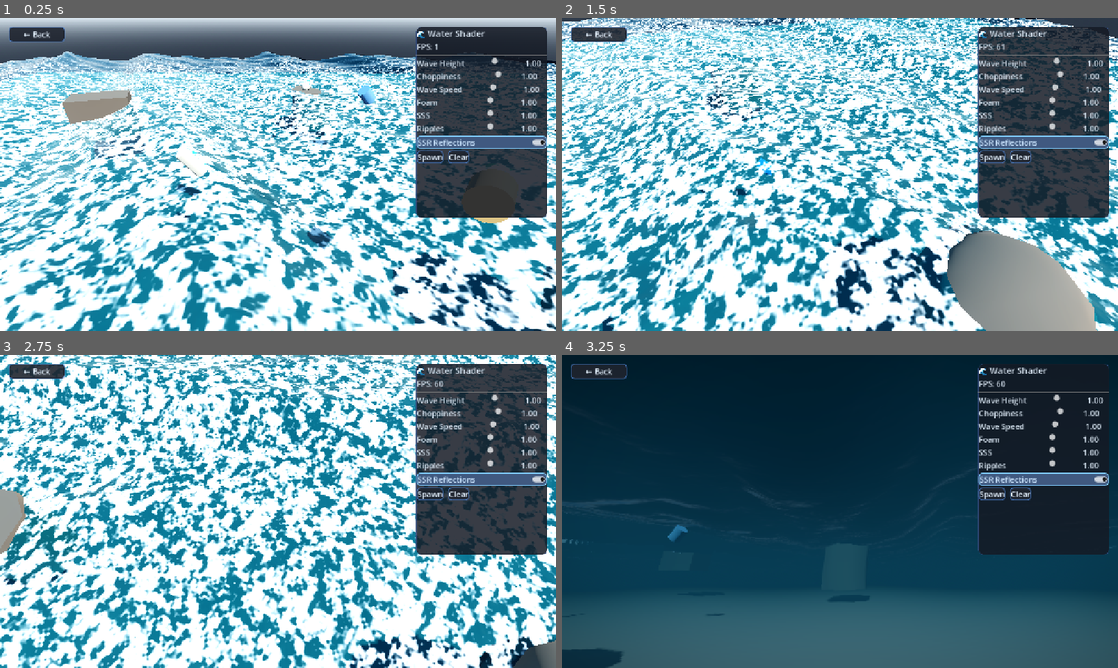
Above: before the commit, frames 1-4 (two rows, left to right).
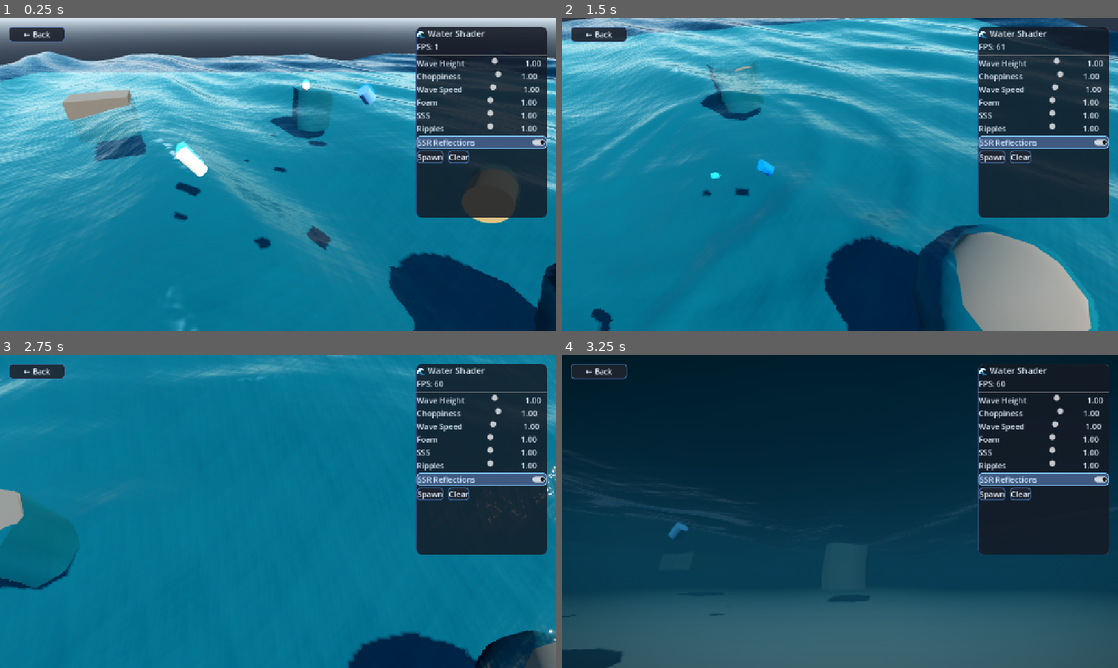
Above: after the commit, the same moments.

Repository: mdufaud/godot-simulations
Game: Godot game, scene res://scenes/water_demo.tscn
Same seed, same stepped clock (60 frames per second), same inputs: the game is played once before the commit and once after it. This scene is started directly instead of the project's main scene.
Inputs (mouse positions are in pixels of both pictures, inside the frame that each line leads up to):
- Up to frame 1 (0.25 s): no input
- Up to frame 2 (1.5 s): tap Enter at 0.5 s; move the mouse to (962, 158) at 0.52 s; hold D (move_right) 0.53-1.25 s; tap R at 0.6 s; click (962, 158) at 0.67 s; drag from (728, 190) to (812, 237) at 1.27 s
- Up to frame 3 (2.75 s): move the mouse to (333, 442) at 2.02 s; hold D (move_right) from 2.03 s (still down); tap E at 2.1 s
- Up to frame 4 (3.25 s): release D (move_right) at 2.75 s; drag from (812, 574) to (673, 464) at 2.77 s

The runs differ from the first frame. In frame 1, 64% of the frame differs, in the area x 0-100%, y 10-100%; in frame 2, 69%; in frame 3, 72%, in the area x 0-100%, y 0-100%; in frame 4, 0.1%.

Commit message:
more enhancements of waher

Diff:
--- a/project.godot
+++ b/project.godot
@@ -57,6 +57,7 @@
 
 rendering_device/driver.windows="d3d12"
 textures/vram_compression/import_etc2_astc=true
+anti_aliasing/quality/msaa_3d=2
 
 [shader_globals]
 
--- a/scenes/water_demo.tscn
+++ b/scenes/water_demo.tscn
@@ -37,8 +37,8 @@
 
 [sub_resource type="PlaneMesh" id="PlaneMesh_water"]
 size = Vector2(128, 128)
-subdivide_width = 200
-subdivide_depth = 200
+subdivide_width = 280
+subdivide_depth = 280
 
 [sub_resource type="BoxMesh" id="BoxMesh_ground"]
 size = Vector3(160, 1, 160)
@@ -92,6 +92,7 @@
 shadow_enabled = true
 
 [node name="Water" type="MeshInstance3D" parent="."]
+cast_shadow = 0
 mesh = SubResource("PlaneMesh_water")
 surface_material_override/0 = SubResource("ShaderMaterial_ocean")
 
--- a/scripts/demos/water_controller.gd
+++ b/scripts/demos/water_controller.gd
@@ -97,13 +97,13 @@
 	var rng := RandomNumberGenerator.new()
 	rng.seed = WAVE_SEED
 	var wind := rng.randf_range(0.0, TAU)
-	var wavelength := 26.0
-	var steepness := 0.16
+	var wavelength := 30.0
+	var steepness := 0.13
 	for i in 6:
 		var angle := wind + rng.randf_range(-0.6, 0.6)
 		waves.append(Vector4(cos(angle), sin(angle), steepness, wavelength))
-		wavelength *= 0.62
-		steepness *= 0.92
+		wavelength *= 0.72
+		steepness *= 0.9
 
 
 func _setup_ripples() -> void:
--- a/shaders/ocean.gdshader
+++ b/shaders/ocean.gdshader
@@ -174,19 +174,18 @@
 		vec3 dye = mix(color_shallow.rgb, color_deep.rgb, depth_blend_pow);
 		vec3 color = mix(screen_color * dye, dye * 0.5, depth_blend_pow * 0.5);
 
-		// --- Procedural foam: wave crests + shoreline + ripple agitation ---
-		float foam_noise = value_noise(world_pos.xz * 2.1 + vec2(wave_time * 0.5)) * 0.6
-			+ value_noise(world_pos.xz * 5.7 - vec2(wave_time * 0.8)) * 0.4;
+		// --- Procedural foam: wave crests + ripple agitation ---
+		// No shore/depth foam: the depth buffer can't tell a shallow seabed from a
+		// floating object just below the surface, which painted white caps on objects
+		float foam_noise = value_noise(world_pos.xz * 1.6 + vec2(wave_time * 0.4)) * 0.55
+			+ value_noise(world_pos.xz * 4.1 - vec2(wave_time * 0.7)) * 0.45;
 		// Noise averages to ~0.5 at distance (minification); pull it below the foam
 		// thresholds so far water doesn't turn uniformly snowy
 		foam_noise = mix(foam_noise, 0.25, smoothstep(30.0, 90.0, view_dist));
-		float crest_foam = smoothstep(0.55, 0.85, wave_crest) * smoothstep(0.3, 0.7, foam_noise);
-		// Narrow band: the depth buffer sees floating objects as "shallow water",
-		// so a wide band paints a foam halo around anything near the surface
-		float shore_foam = (1.0 - smoothstep(0.0, 0.25 + foam_noise * 0.25, water_depth))
-			* smoothstep(0.35, 0.6, foam_noise);
-		float ripple_foam = smoothstep(0.35, 0.8, length(ripple_grad)) * smoothstep(0.25, 0.55, foam_noise);
-		float foam = clamp((crest_foam + shore_foam + ripple_foam) * foam_amount, 0.0, 1.0);
+		float crest_foam = smoothstep(0.65, 0.95, wave_crest) * smoothstep(0.35, 0.8, foam_noise);
+		float ripple_foam = smoothstep(0.35, 0.8, length(ripple_grad)) * smoothstep(0.25, 0.6, foam_noise);
+		float foam = clamp((crest_foam + ripple_foam) * foam_amount, 0.0, 1.0);
+		foam = foam * foam * (3.0 - 2.0 * foam);
 		color = mix(color, vec3(0.95), foam);
 
 		// --- Fake subsurface scattering (light through crests toward camera) ---
